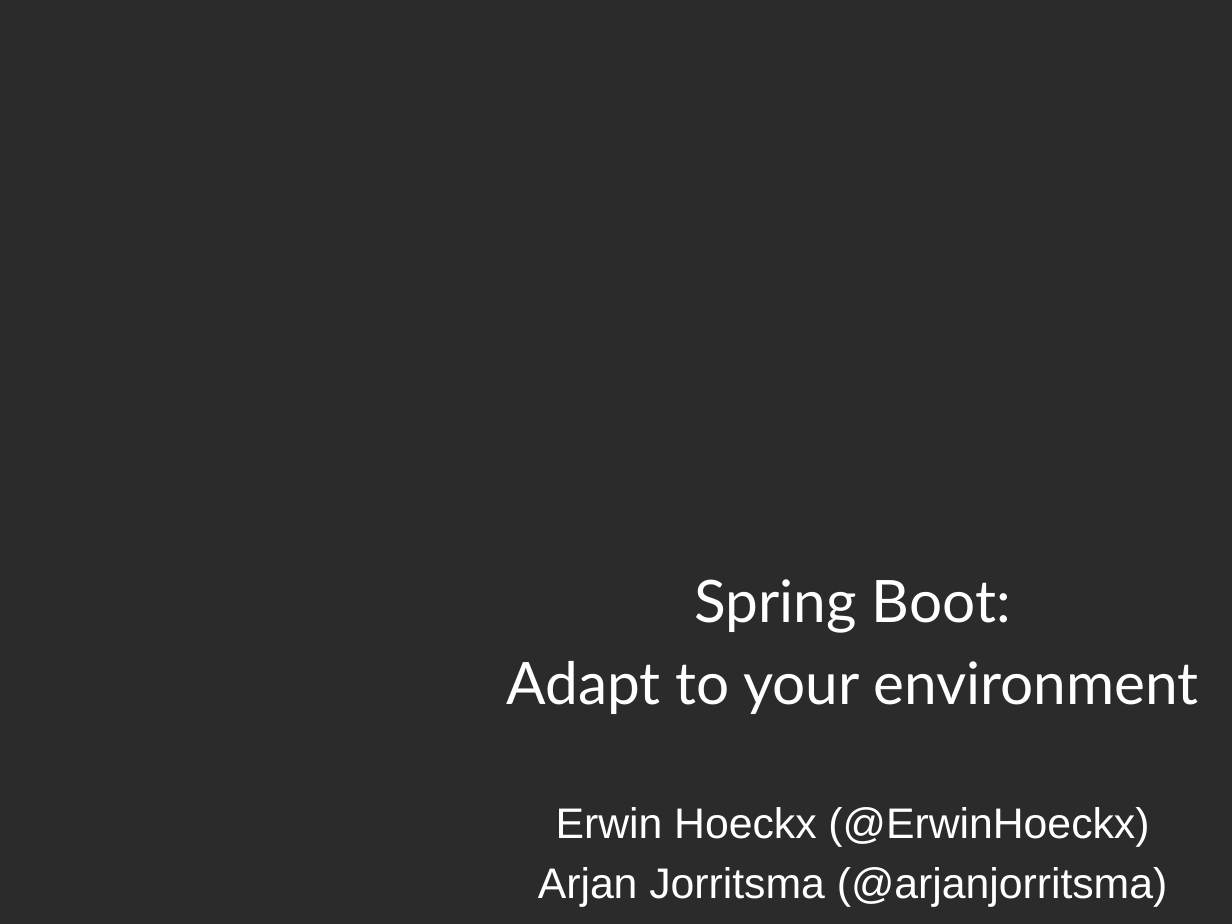
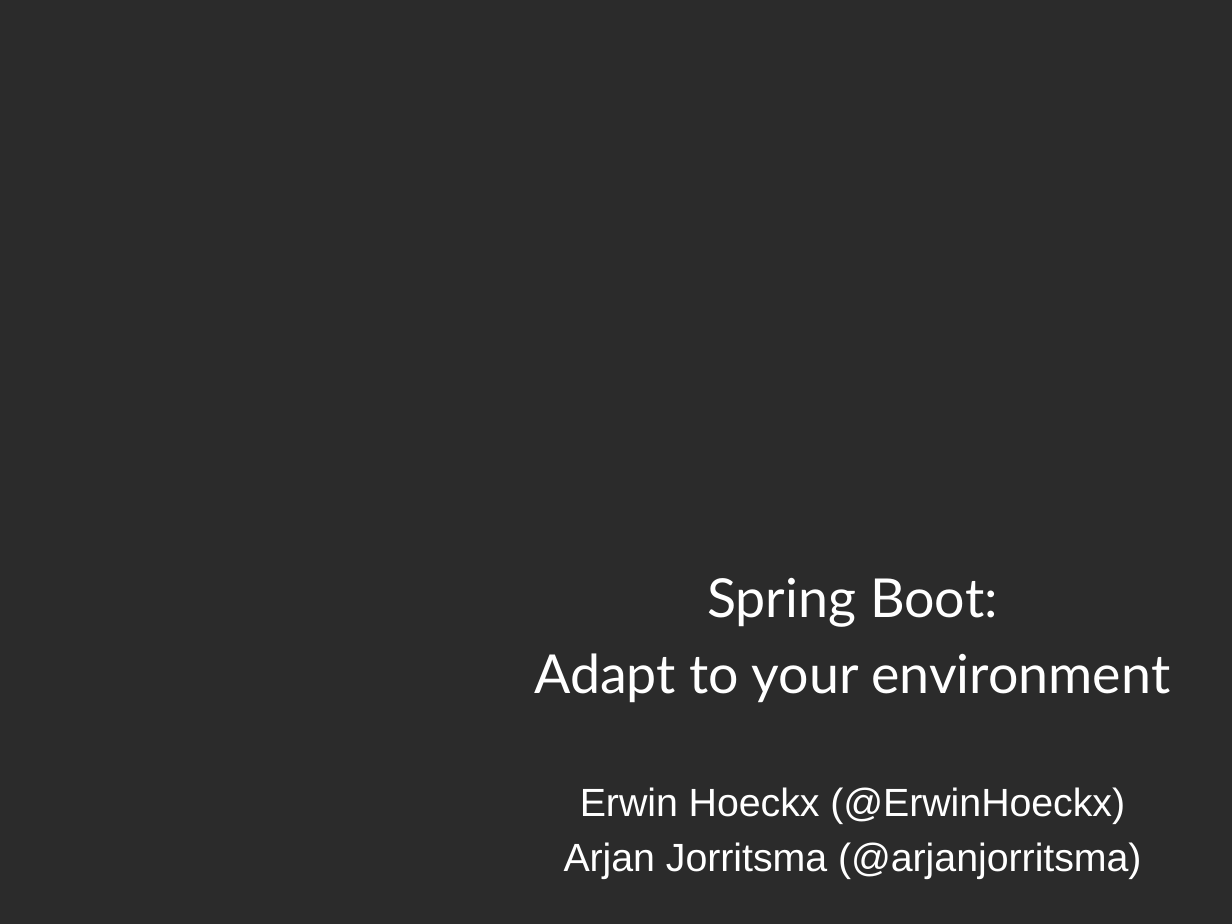
Before and after one commit to hawkeye-bot/springio2017, a slide deck: slide 1 of Spring boot - adapting to your environment.pptx. Drawn at 1232x924 pixels with LibreOffice and Linux fonts; fonts in the diff are those of the drawing; background and template pictures are left out; a plain dark background stands for a picture behind light text. Boxes give left, top, right and bottom in pixels: in the first picture for what was removed or moved away, otherwise in the second. Text is boxed around its words. In the diff, an @@ line names an element or a change of style, - is before the commit and + after.

```diff
--- a/Spring boot - adapting to your environment.pptx
+++ b/Spring boot - adapting to your environment.pptx
@@ subtitle "Spring Boot:" at (534, 578, 1170, 879): size 34.2 to 31.4 pt in "Spring Boot:", "Adapt to your environment"; size 25 to 22.9 pt in "Erwin Hoeckx (@ErwinHoeckx)", "Arjan Jorritsma (@arjanjorritsma)" @@
```
Also in this commit, not shown: 12 other slides changed, 6 slides added.
